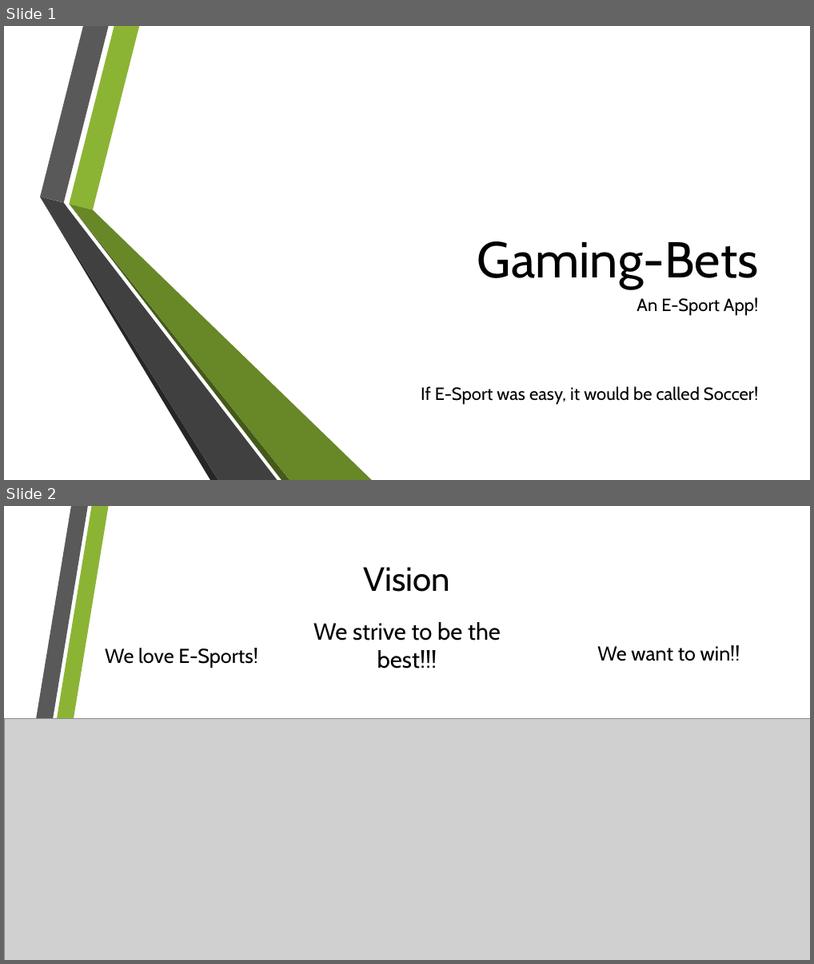
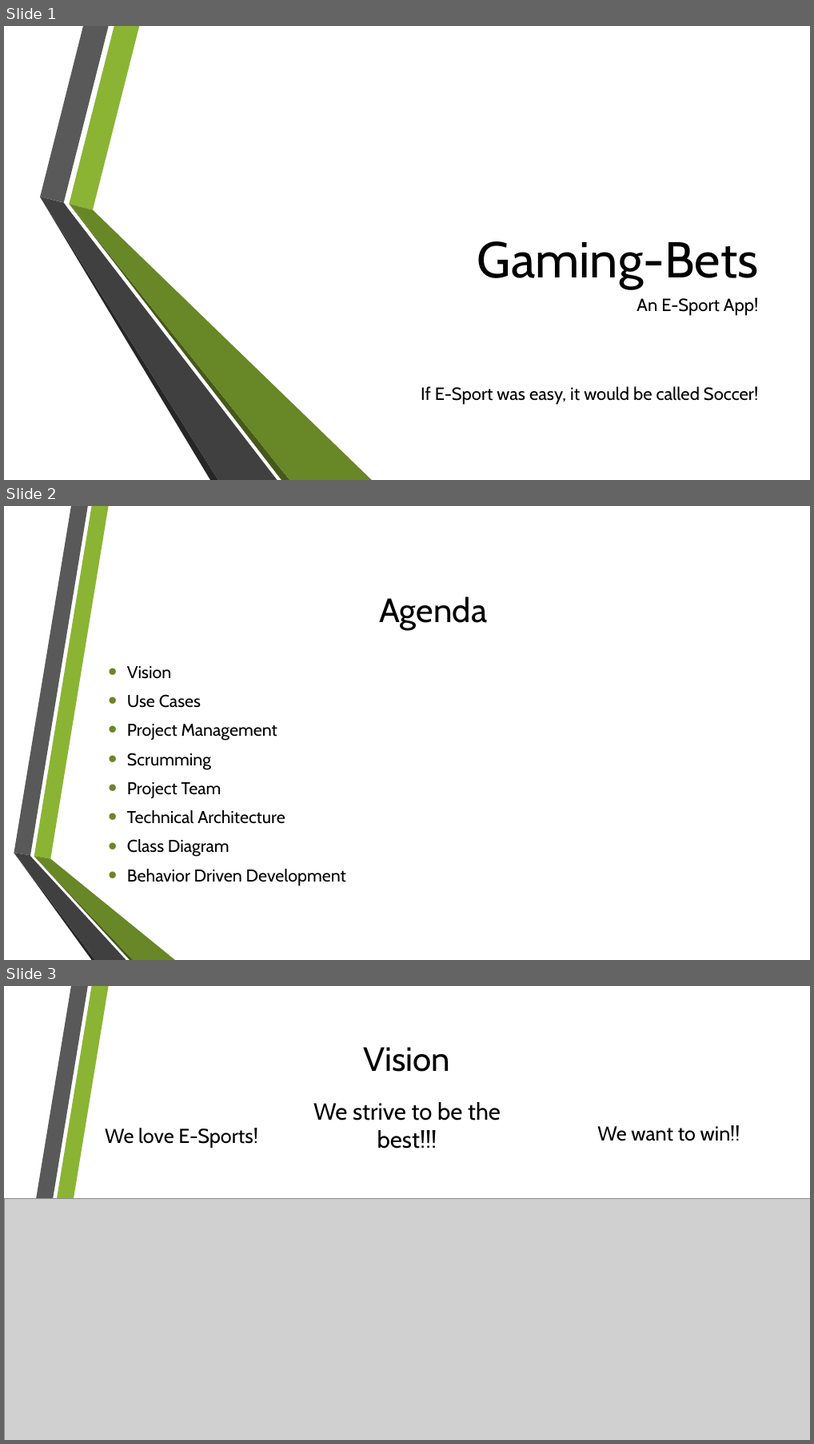
Before and after one commit to GamingBets/documents, a slide deck: Gaming-Bets.pptx. Shown one above the other, each under a label of ours: slides 1 and 2 before the commit, slides 1, 2 and 3 after it. The pictures are 814x964 and 814x1444 pixels, drawn with LibreOffice and Linux fonts; fonts in the diff are those of the drawing; grey boxes stand for pictures; background and template pictures are left out. Boxes give left, top, right and bottom in pixels: in the first picture for what was removed or moved away, otherwise in the second. Text is boxed around its words. In the diff, an @@ line names an element or a change of style, - is before the commit and + after.

Commit message:
ppf

```diff
--- a/Gaming-Bets.pptx
+++ b/Gaming-Bets.pptx
@@ slide 2 added at [4,506,810,960], background picture (left out); not listed: 6 template elements that a slide beside it also shows @@
@@ title added at [379,596,487,630], 40 pt, text #000000 @@
+Agenda
@@ text added at [127,694,346,886], 20.4 pt, text #000000 @@
+• Vision
+• Use Cases
+• Project Management
+• Scrumming
+• Project Team
+• Technical Architecture
+• Class Diagram
+• Behavior Driven Development
@@ what was slide 2 is now slide 3 @@
```
Also in this commit, not shown: 2 slides changed.
